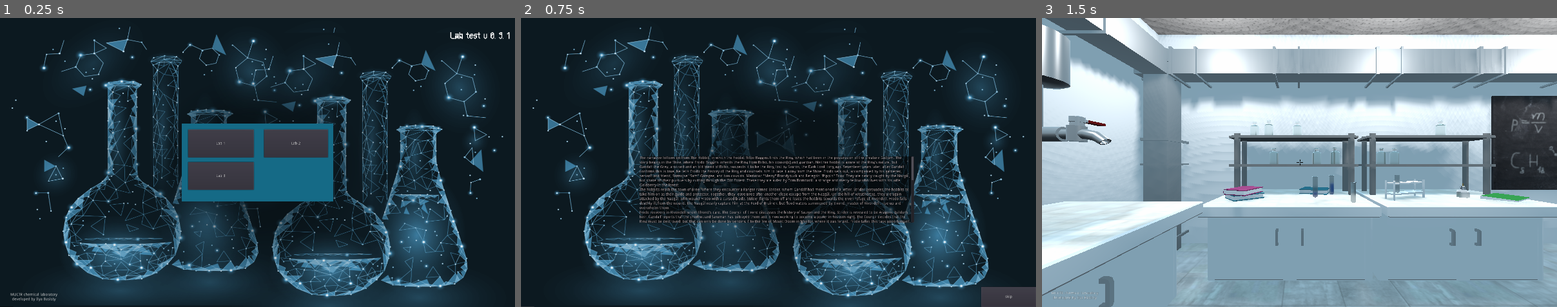
Above: before the commit, frames 1-3 (left to right).
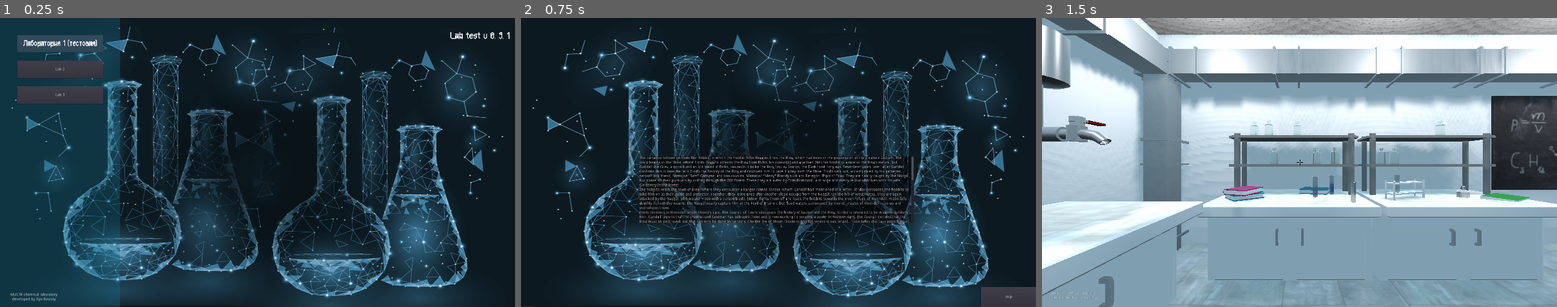
Above: after the commit, the same moments.

Repository: AlinaRinn/ChemLab
Game: Godot game, scene res://scenes/main_menu.tscn
Same seed, same stepped clock (60 frames per second), same inputs: the game is played once before the commit and once after it.
Inputs:
- Up to frame 1 (0.25 s): no input
- Up to frame 2 (0.75 s): click "Lab 1" (after the commit: "Лаборатория 1 (тестовая)") at 0.5 s
- Up to frame 3 (1.5 s): click "skip" at 1.25 s

The runs differ from the first frame. In frame 1, 28% of the frame differs, in the area x 0-65%, y 0-100%; in frame 2, nothing differs; in frame 3, nothing differs.

Commit message:
edit main menu

Diff:
--- a/scenes/main_menu.tscn
+++ b/scenes/main_menu.tscn
@@ -14,6 +14,10 @@
 "
 
 [sub_resource type="DynamicFont" id=2]
+size = 34
+font_data = ExtResource( 4 )
+
+[sub_resource type="DynamicFont" id=3]
 size = 40
 font_data = ExtResource( 4 )
 
@@ -41,14 +45,8 @@
 texture = ExtResource( 1 )
 
 [node name="menu" type="Control" parent="main"]
-anchor_left = 0.5
-anchor_top = 0.5
-anchor_right = 0.5
-anchor_bottom = 0.5
-margin_left = -283.0
-margin_top = -146.0
-margin_right = 283.0
-margin_bottom = 146.0
+anchor_bottom = 1.0
+margin_right = 448.0
 __meta__ = {
 "_edit_use_anchors_": false
 }
@@ -56,27 +54,57 @@
 [node name="back_menu" type="ColorRect" parent="main/menu"]
 anchor_right = 1.0
 anchor_bottom = 1.0
-color = Color( 0.0862745, 0.419608, 0.529412, 1 )
+color = Color( 0.0862745, 0.419608, 0.529412, 0.329412 )
 __meta__ = {
 "_edit_lock_": true
 }
 
 [node name="lab_1" type="Button" parent="main/menu"]
-margin_left = 24.0
-margin_top = 23.0
-margin_right = 269.0
-margin_bottom = 127.0
-text = "Lab 1"
+margin_left = 64.0
+margin_top = 64.0
+margin_right = 384.0
+margin_bottom = 128.0
 script = SubResource( 1 )
 __meta__ = {
 "_edit_use_anchors_": false
 }
 
+[node name="ColorRect" type="ColorRect" parent="main/menu/lab_1"]
+anchor_right = 1.0
+anchor_bottom = 1.0
+mouse_filter = 2
+color = Color( 0.0862745, 0.419608, 0.529412, 0.329412 )
+__meta__ = {
+"_edit_use_anchors_": false
+}
+
+[node name="Label" type="Label" parent="main/menu/lab_1"]
+anchor_right = 1.0
+anchor_bottom = 1.0
+custom_fonts/font = SubResource( 2 )
+text = "Лаборатория 1 (тестовая)"
+align = 1
+valign = 1
+__meta__ = {
+"_edit_use_anchors_": false
+}
+
+[node name="lab_2" type="Button" parent="main/menu"]
+margin_left = 64.0
+margin_top = 160.0
+margin_right = 384.0
+margin_bottom = 224.0
+text = "Lab 2"
+script = ExtResource( 2 )
+__meta__ = {
+"_edit_use_anchors_": false
+}
+
 [node name="lab_3" type="Button" parent="main/menu"]
-margin_left = 24.0
-margin_top = 144.481
-margin_right = 269.0
-margin_bottom = 248.481
+margin_left = 64.0
+margin_top = 256.0
+margin_right = 384.0
+margin_bottom = 320.0
 text = "Lab 3"
 script = ExtResource( 3 )
 __meta__ = {
@@ -94,17 +122,6 @@
 "_edit_use_anchors_": false
 }
 
-[node name="lab_2" type="Button" parent="main/menu"]
-margin_left = 307.0
-margin_top = 23.0
-margin_right = 546.0
-margin_bottom = 127.0
-text = "Lab 2"
-script = ExtResource( 2 )
-__meta__ = {
-"_edit_use_anchors_": false
-}
-
 [node name="name" type="Label" parent="main"]
 anchor_left = 0.5
 anchor_right = 0.5
Not shown: 2 places in scenes/main_menu.tscn that only renumber resources
